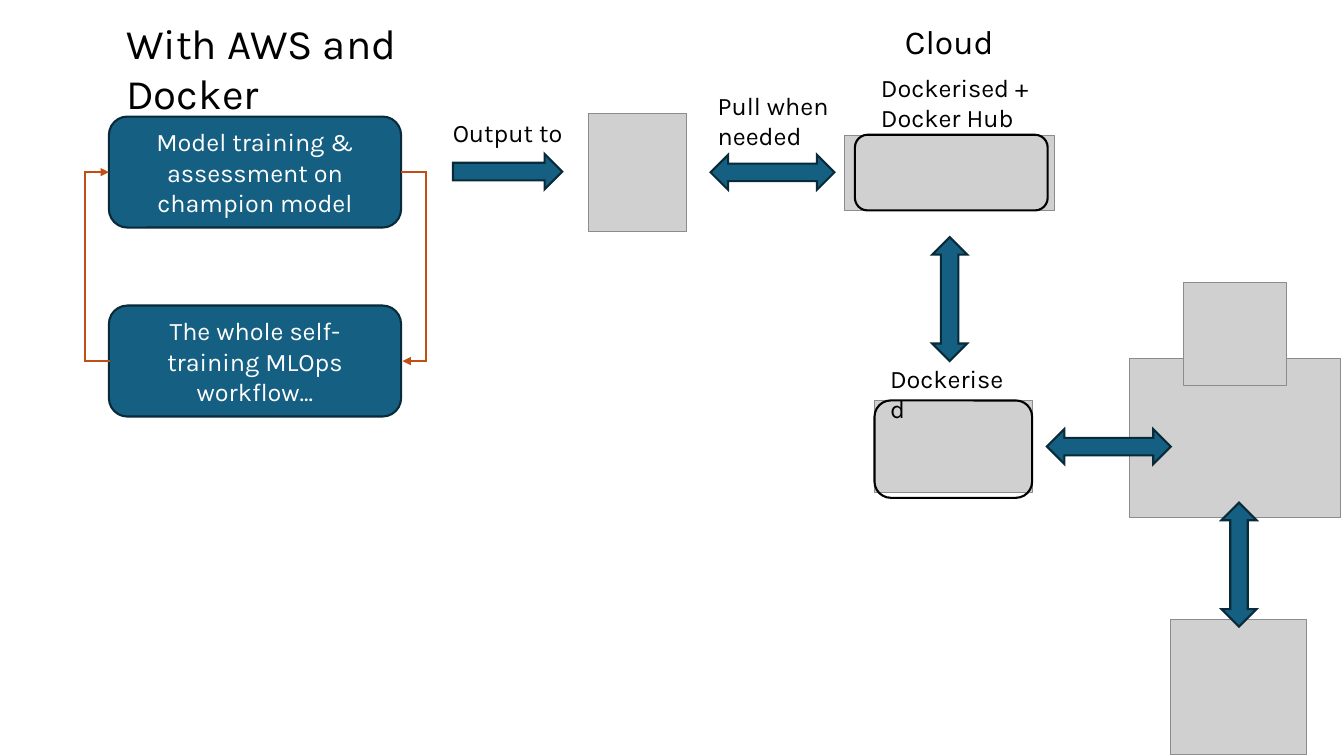
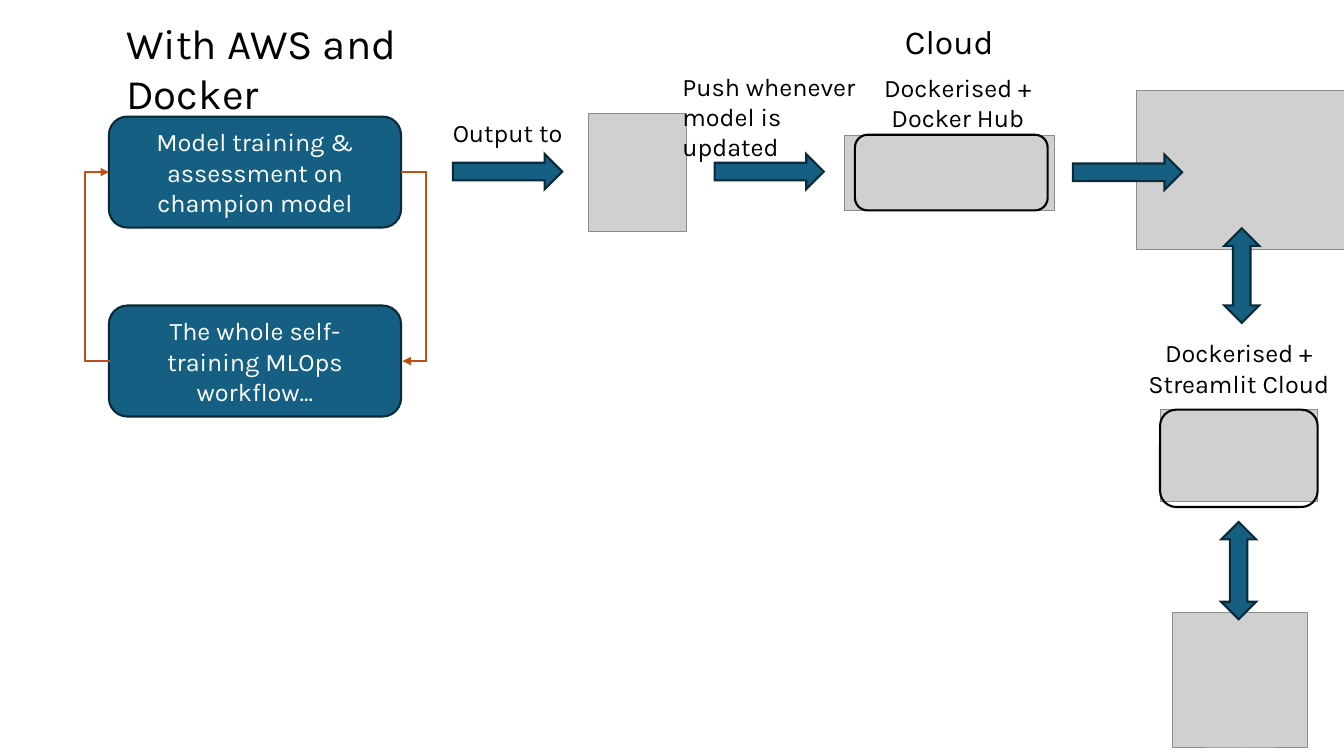
Before and after one commit to ziyu-toh/hdb-resale-prediction, a slide deck: slide 4 of docs/Architecture Overview.pptx. Drawn at 1344x756 pixels with LibreOffice and Linux fonts; fonts in the diff are those of the drawing; grey boxes stand for pictures. Boxes give left, top, right and bottom in pixels: in the first picture for what was removed or moved away, otherwise in the second. Text is boxed around its words. In the diff, an @@ line names an element or a change of style, - is before the commit and + after.

Commit message:
change in IP address for streamlit

```diff
--- a/docs/Architecture Overview.pptx
+++ b/docs/Architecture Overview.pptx
@@ text at [682,78,855,163]: text changed @@
-Pull when needed
+Push whenever model is updated
@@ text "Dockerised + Docker Hub" at [884,79,1024,134]: alignment left to centre @@
@@ picture: place and size @@
-picture at [1130,358,1341,517]
+picture at [1136,91,1344,250]
@@ right arrow at [715,154,824,190]: up down arrow to right arrow; rotation 270 to 0 degrees @@
@@ right arrow added at [1073,154,1182,190], fill #156082, outline #092A39 1.5 pt @@
@@ up down arrow: place and size @@
-up down arrow at [933,237,968,361]
+up down arrow at [1225,229,1260,324]
@@ picture removed at [1184,282,1287,385] @@
@@ text at [1148,344,1329,394]: text changed @@
-Dockerised
+Dockerised + Streamlit Cloud
@@ picture: place and size @@
-picture at [875,400,1032,492]
+picture at [1160,409,1318,501]
@@ rounded rectangle: place and size @@
-rounded rectangle at [875,400,1032,498]
+rounded rectangle at [1160,409,1318,507]
@@ up down arrow removed at [1048,430,1172,465] @@
@@ up down arrow: place and size @@
-up down arrow at [1222,503,1257,627]
+up down arrow at [1222,522,1257,620]
@@ picture: place and size @@
-picture at [1172,619,1308,755]
+picture at [1173,612,1309,748]
```
Also in this commit, not shown: 1 other file.
